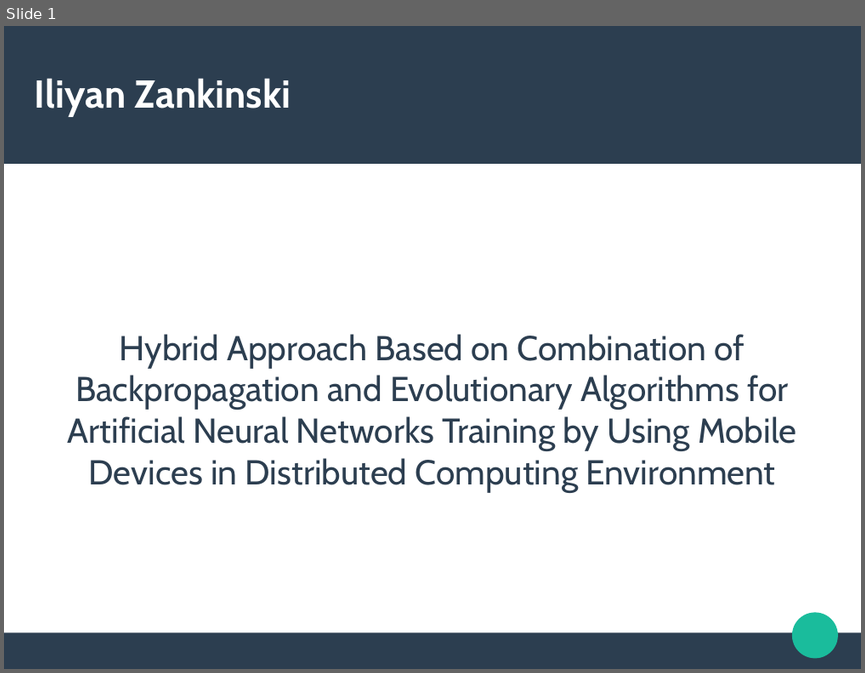
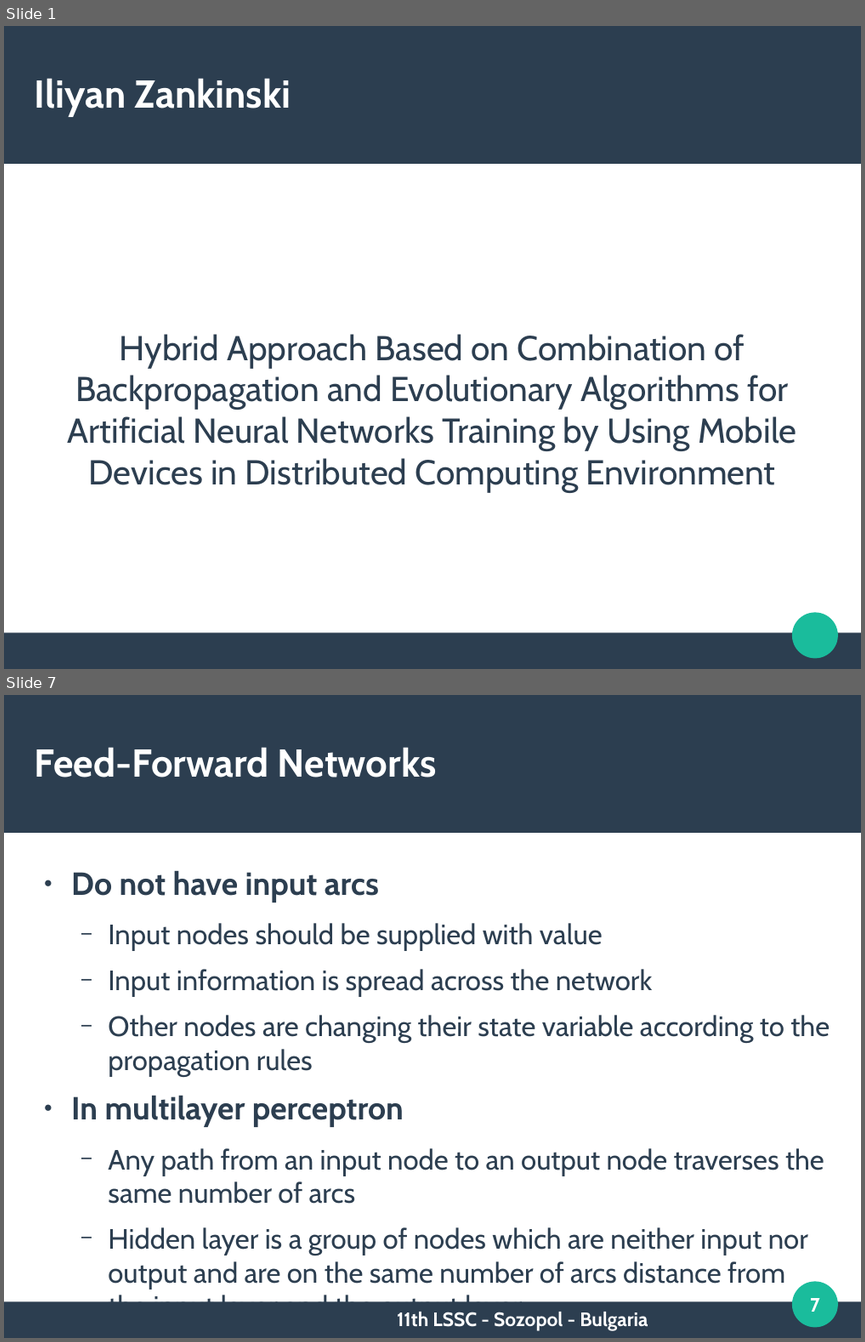
Before and after one commit to TodorBalabanov/Large-Scale-Scientific-Computations-2017, a slide deck: HybridApproachBasedOnCombinationOfBackpropagationAndEvolutionaryAlgorithmsForArtificialNeuralNetworksTrainingByUsingMobileDevicesInDistributedComputingEnvironment.odp. Shown one above the other, each under a label of ours: slide 1 before the commit, slides 1 and 7 after it; the slides between them are not shown. The pictures are 865x673 and 865x1342 pixels, drawn with LibreOffice and Linux fonts; fonts in the diff are those of the drawing; background and template pictures are left out. Boxes give left, top, right and bottom in pixels: in the first picture for what was removed or moved away, otherwise in the second. Text is boxed around its words. In the diff, an @@ line names an element or a change of style, - is before the commit and + after.

```diff
--- a/HybridApproachBasedOnCombinationOfBackpropagationAndEvolutionaryAlgorithmsForArtificialNeuralNetworksTrainingByUsingMobileDevicesInDistributedComputingEnvironment.odp
+++ b/HybridApproachBasedOnCombinationOfBackpropagationAndEvolutionaryAlgorithmsForArtificialNeuralNetworksTrainingByUsingMobileDevicesInDistributedComputingEnvironment.odp
@@ slide 7 added at bbox=[4, 695, 861, 1338], background #FFFFFF; not listed: 3 template elements that a slide beside it also shows @@
@@ title added at bbox=[35, 747, 437, 777], 36 pt, text #FFFFFF, bold @@
+Feed-Forward Networks
@@ text added at bbox=[71, 871, 829, 1288], 25.9 pt, text #2C3E50 @@
+● Do not have input arcs
+  − Input nodes should be supplied with value
+  − Input information is spread across the network
+  − Other nodes are changing their state variable according to the propagation rules
+● In multilayer perceptron
+  − Any path from an input node to an output node traverses the same number of arcs
+  − Hidden layer is a group of nodes which are neither input nor output and are on the same number of arcs distance from the input layer and the output layer
@@ page number added at bbox=[810, 1298, 820, 1311], 18 pt, text #FFFFFF, bold @@
+7
@@ text added at bbox=[397, 1311, 647, 1331], 18 pt, text #FFFFFF, bold @@
+11th LSSC - Sozopol - Bulgaria
```
Also in this commit, not shown: 1 slide changed, 9 other slides added.
